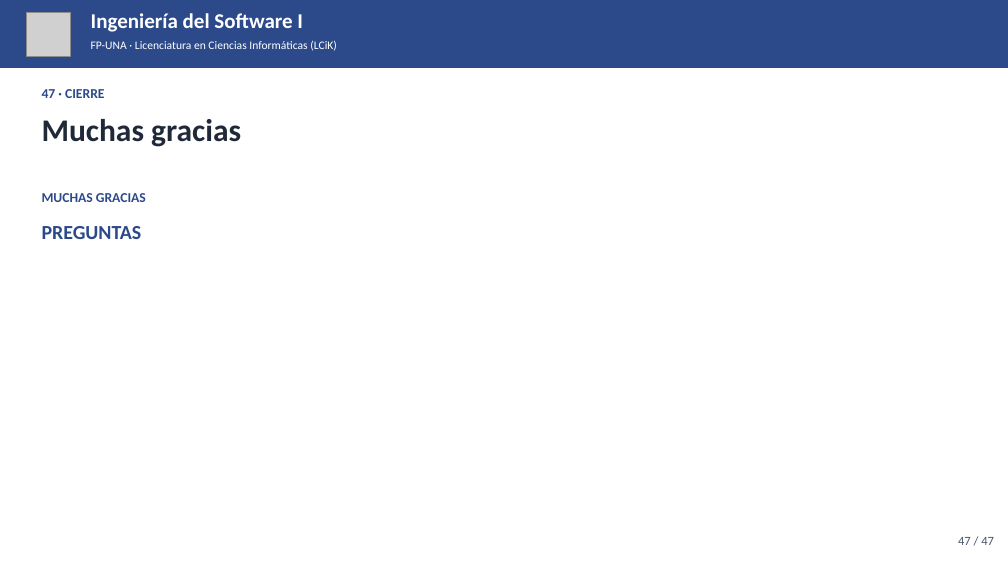
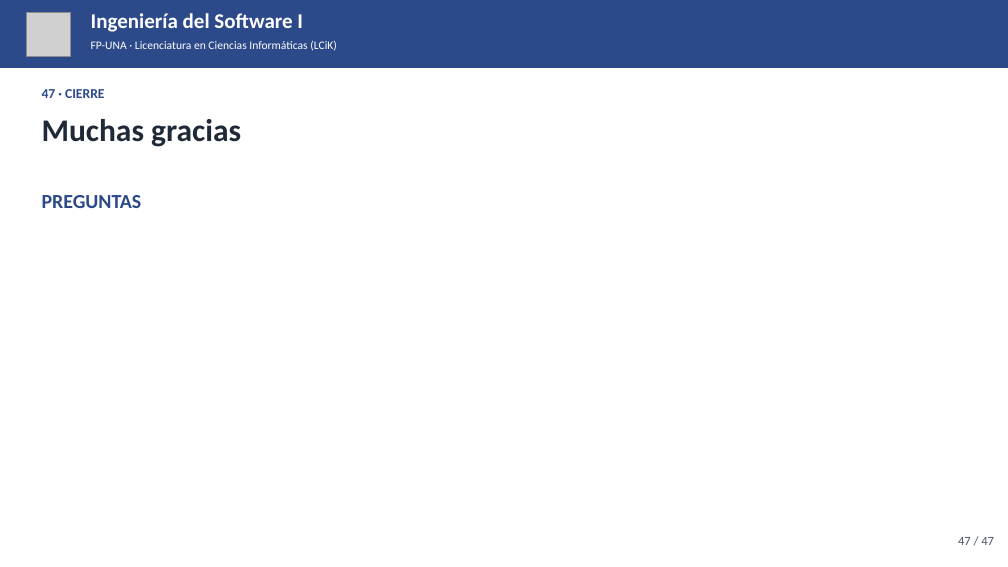
Before and after one commit to ferremarce/fpuna-lcik-is1, a slide deck: slide 47 of presentaciones-html/clase-2/clase-2.pptx. Drawn at 1008x567 pixels with LibreOffice and Linux fonts; fonts in the diff are those of the drawing; grey boxes stand for pictures. Boxes give left, top, right and bottom in pixels: in the first picture for what was removed or moved away, otherwise in the second. Text is boxed around its words. In the diff, an @@ line names an element or a change of style, - is before the commit and + after.

```diff
--- a/presentaciones-html/clase-2/clase-2.pptx
+++ b/presentaciones-html/clase-2/clase-2.pptx
@@ text "PREGUNTAS": place and size @@
-text "PREGUNTAS" at <box>42,226,142,239</box>
+text "PREGUNTAS" at <box>42,195,142,208</box>
@@ text removed at <box>42,193,146,202</box> @@
-MUCHAS GRACIAS
```
Also in this commit, not shown: 1 other slide changed, 18 other files.
